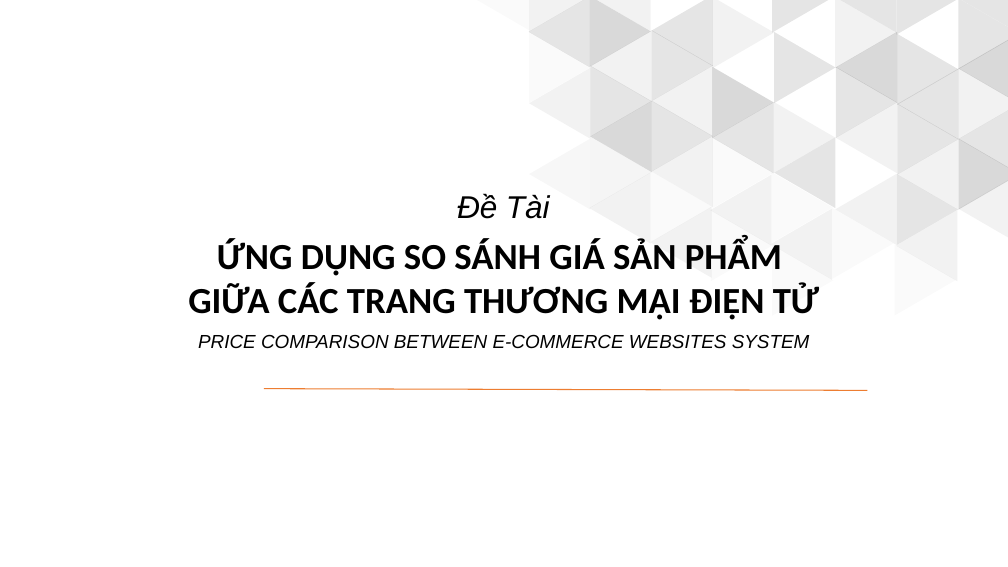
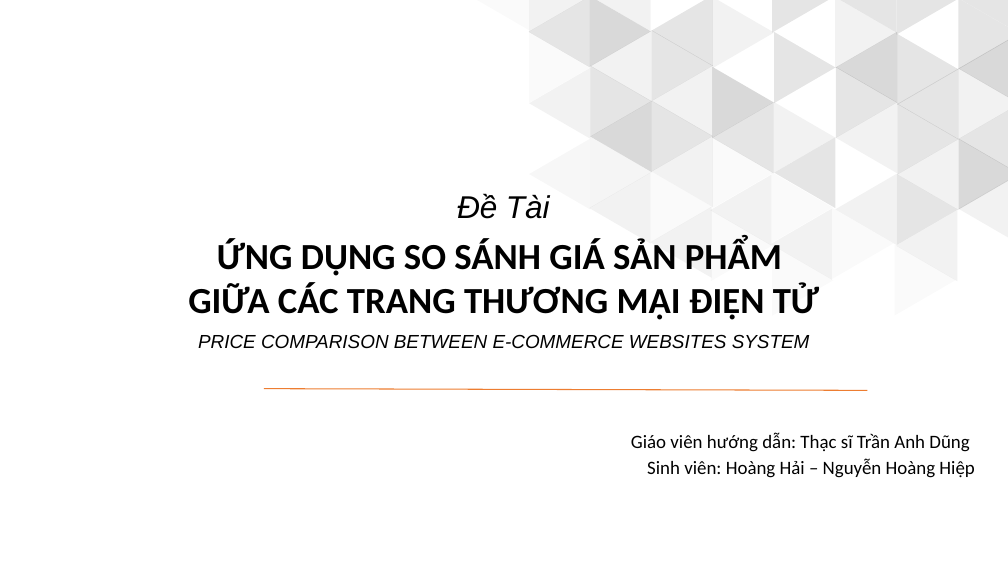
Before and after one commit to HaiUIT-zz/Price-Compare-System, a slide deck: slide 2 of presentation/final-file-present/Report-Project-14012018.pptx. Drawn at 1008x567 pixels with LibreOffice and Linux fonts; fonts in the diff are those of the drawing. Boxes give left, top, right and bottom in pixels: in the first picture for what was removed or moved away, otherwise in the second. Text is boxed around its words. In the diff, an @@ line names an element or a change of style, - is before the commit and + after.

```diff
--- a/presentation/final-file-present/Report-Project-14012018.pptx
+++ b/presentation/final-file-present/Report-Project-14012018.pptx
@@ text added at (631,432,969,452), 18 pt, text #000000 @@
+Giáo viên hướng dẫn: Thạc sĩ Trần Anh Dũng
@@ text added at (647,459,974,478), 18 pt, text #000000 @@
+Sinh viên: Hoàng Hải – Nguyễn Hoàng Hiệp
```
Also in this commit, not shown: 10 other slides changed, 1 slide added, 2 slides removed.
